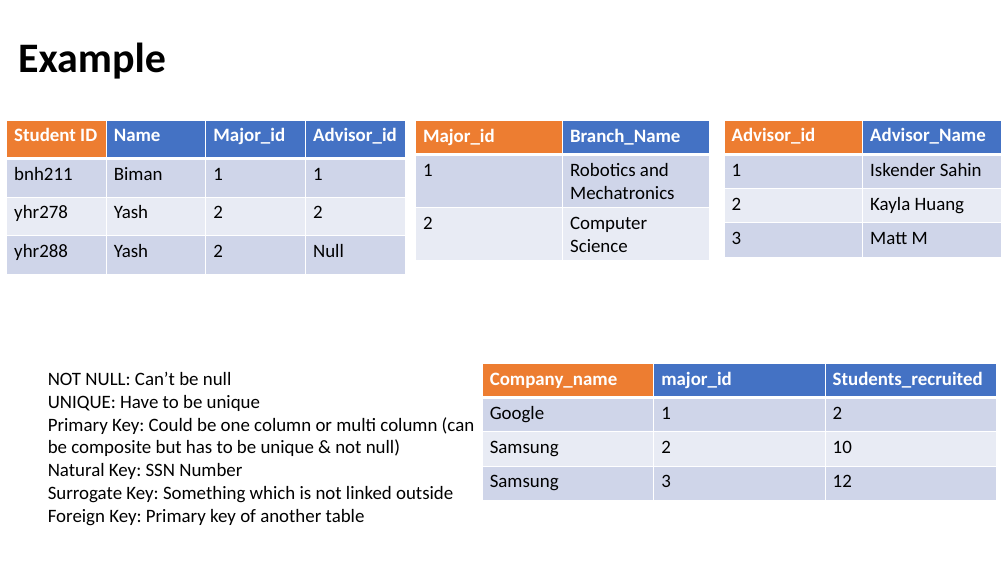
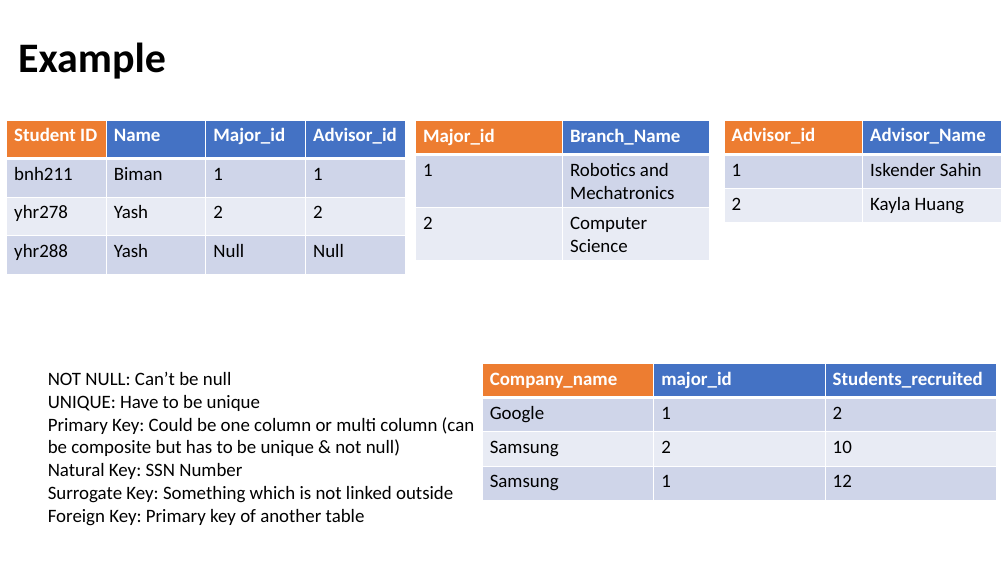
Before and after one commit to vvthakral/data-science-bootcamp, a slide deck: slide 10 of week-2-sql/sql.pptx. Drawn at 1008x567 pixels with LibreOffice and Linux fonts; fonts in the diff are those of the drawing. Boxes give left, top, right and bottom in pixels: in the first picture for what was removed or moved away, otherwise in the second. Text is boxed around its words. In the diff, an @@ line names an element or a change of style, - is before the commit and + after.

```diff
--- a/week-2-sql/sql.pptx
+++ b/week-2-sql/sql.pptx
@@ table at (7, 120, 406, 274) @@
-row 4, column 3: 2
+row 4, column 3: Null
@@ table at (724, 120, 1001, 223) @@
-row 4: 3 | Matt M
@@ table at (482, 364, 997, 501) @@
-row 4, column 2: 3
+row 4, column 2: 1
```
Also in this commit, not shown: 10 other slides changed, 1 slide removed.
